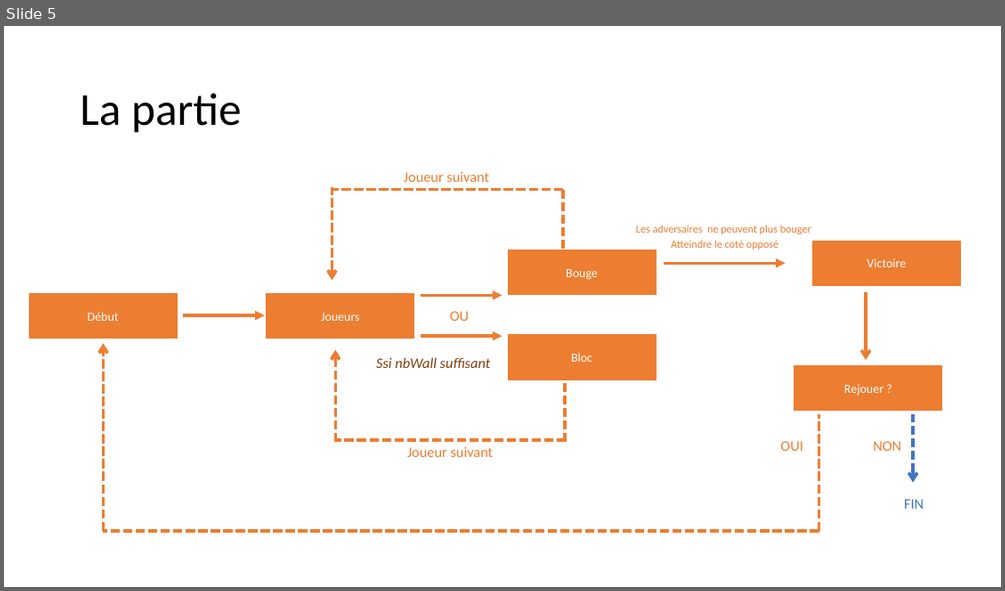
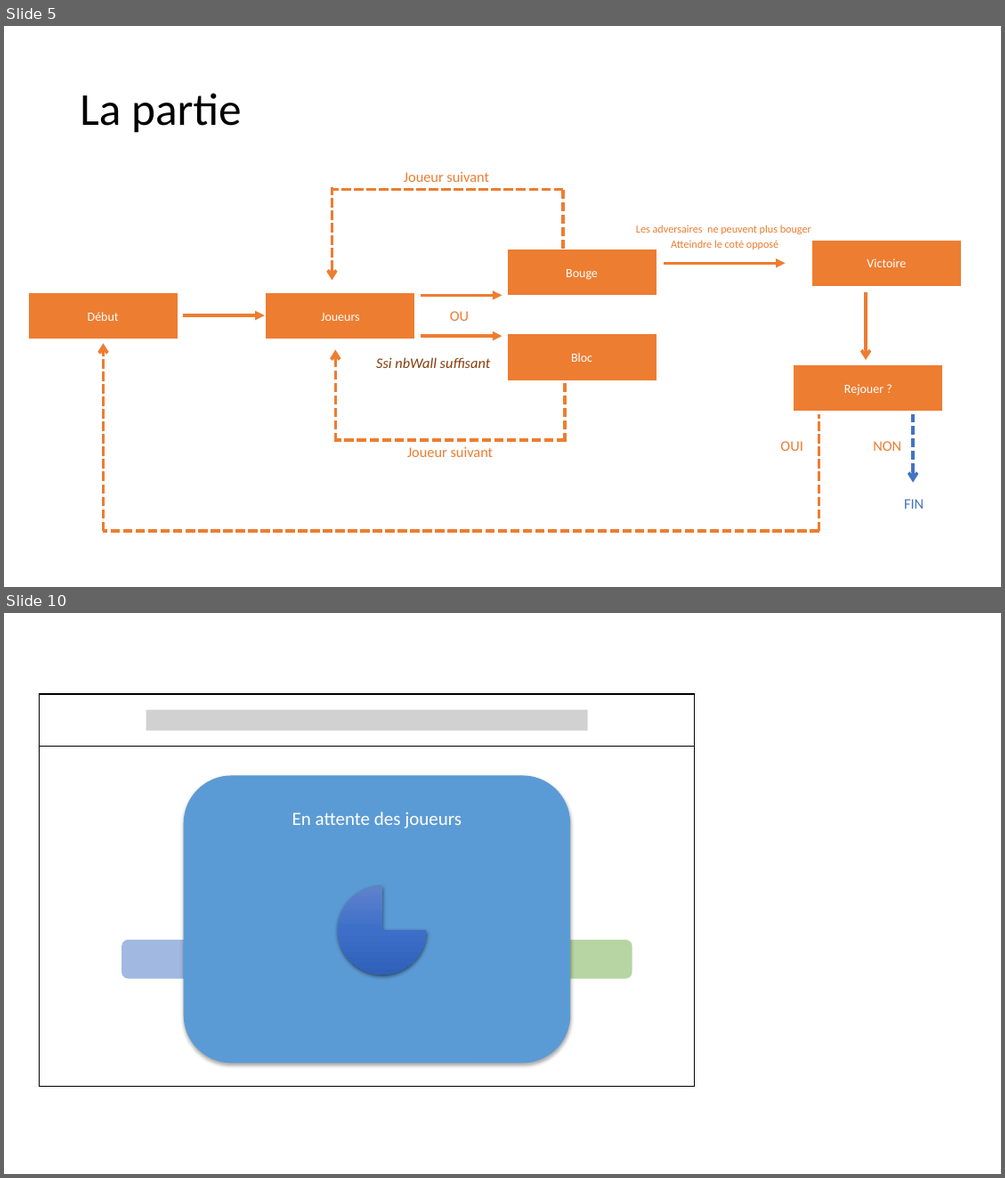
Before and after one commit to Mat-gif/TER_Gsociety, a slide deck: Rapport/Reflexion/Processus.pptx. Shown one above the other, each under a label of ours: slide 5 before the commit, slides 5 and 10 after it; the slides between them are not shown. The pictures are 1005x591 and 1005x1178 pixels, drawn with LibreOffice and Linux fonts; fonts in the diff are those of the drawing. Boxes give left, top, right and bottom in pixels: in the first picture for what was removed or moved away, otherwise in the second. Text is boxed around its words. In the diff, an @@ line names an element or a change of style, - is before the commit and + after.

```diff
--- a/Rapport/Reflexion/Processus.pptx
+++ b/Rapport/Reflexion/Processus.pptx
@@ slide 10 added at [4, 613, 1001, 1174], background #FFFFFF @@
@@ rounded rectangle added at [184, 775, 570, 1062], fill #5B9BD5, 18 pt, text #FFFFFF @@
+En attente des joueurs
@@ pie slice (boxed as its full ellipse) added at [339, 886, 427, 974], fill gradient #6183CB to #3E70CA to #3062BB @@
@@ group added at [39, 694, 695, 1086]: 2 rectangles, 2 rounded rectangles, 1 line @@
```
Also in this commit, not shown: 6 other slides added, 1 other file.
